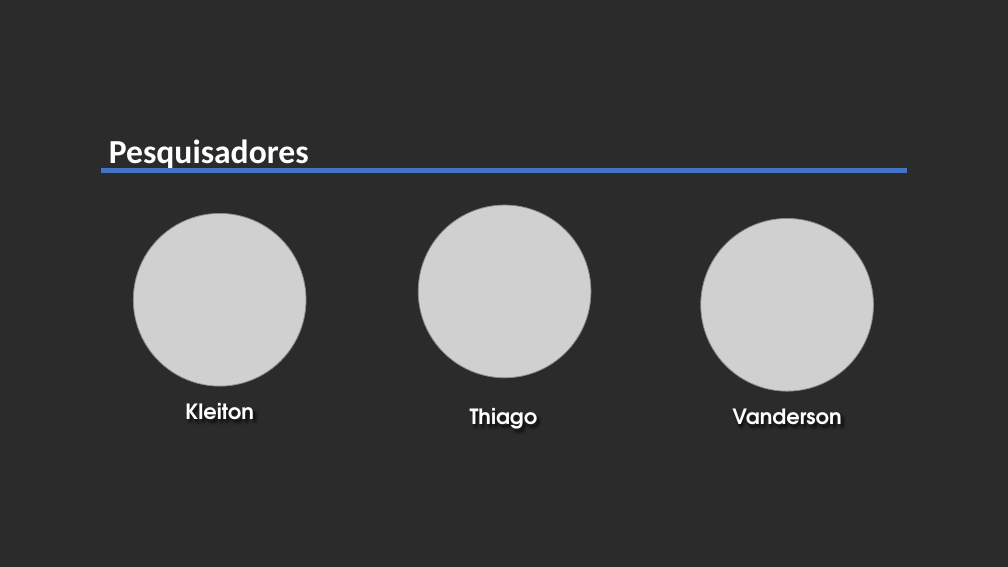
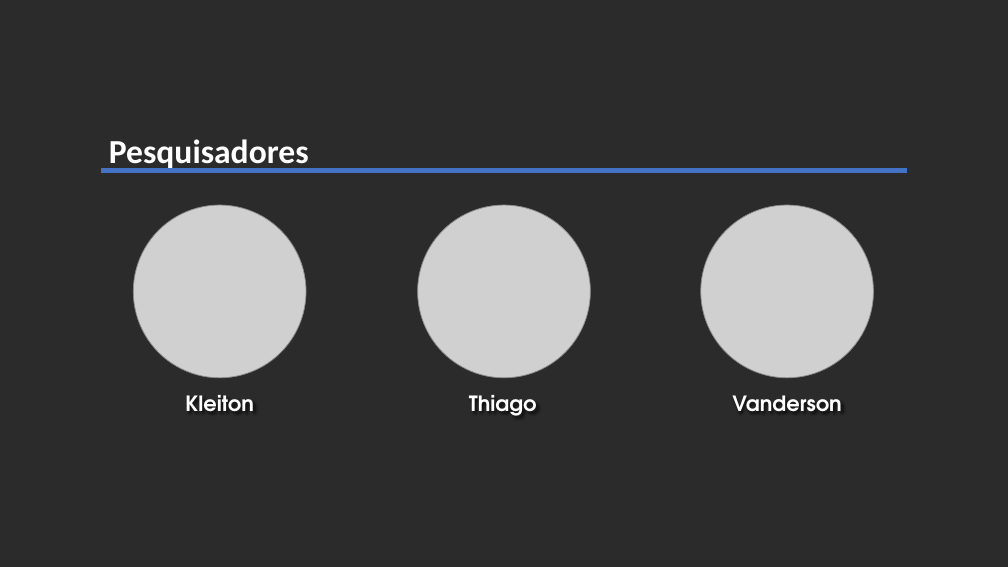
Before and after one commit to VandersonSenai/MODULO03, a slide deck: slide 1 of IoT/Apresentação Protocolos IoT BT.pptx (slide 2 before the commit). Drawn at 1008x567 pixels with LibreOffice and Linux fonts; fonts in the diff are those of the drawing; grey boxes stand for pictures; background and template pictures are left out; a plain dark background stands for a picture behind light text. Boxes give left, top, right and bottom in pixels: in the first picture for what was removed or moved away, otherwise in the second. Text is boxed around its words. In the diff, an @@ line names an element or a change of style, - is before the commit and + after.

```diff
--- a/IoT/Apresentação Protocolos IoT BT.pptx
+++ b/IoT/Apresentação Protocolos IoT BT.pptx
@@ picture: place and size @@
-picture at box(133, 213, 306, 386)
+picture at box(133, 205, 306, 377)
@@ text "Kleiton": place and size @@
-text "Kleiton" at box(185, 403, 254, 419)
+text "Kleiton" at box(185, 395, 254, 411)
@@ 2 texts, 1 picture: place and size @@
-2 texts, 1 picture at box(470, 219, 873, 429)
+2 texts, 1 picture at box(469, 205, 873, 416)
```
Also in this commit, not shown: 4 other slides changed, 12 slides added, 4 slides removed, 6 other files.
